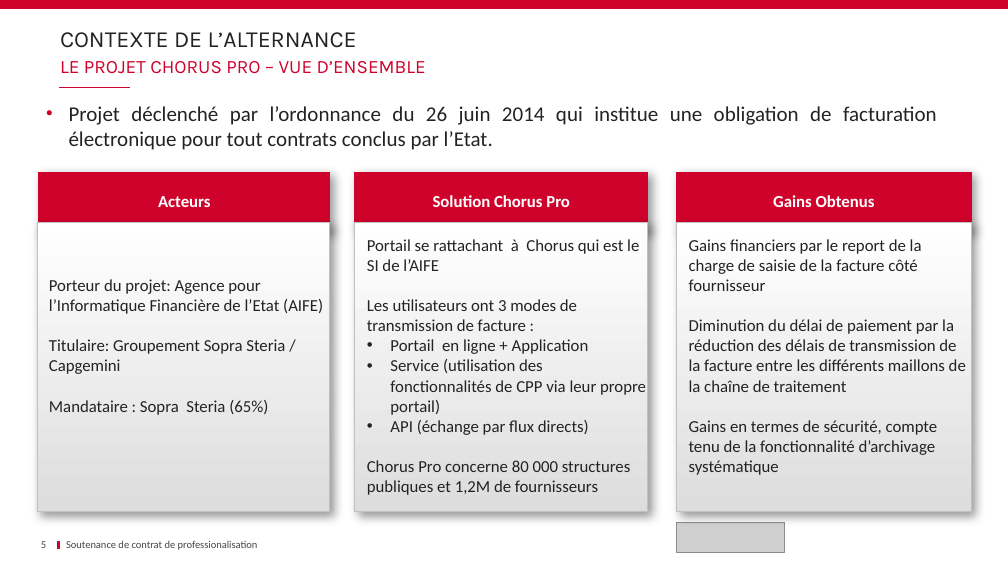
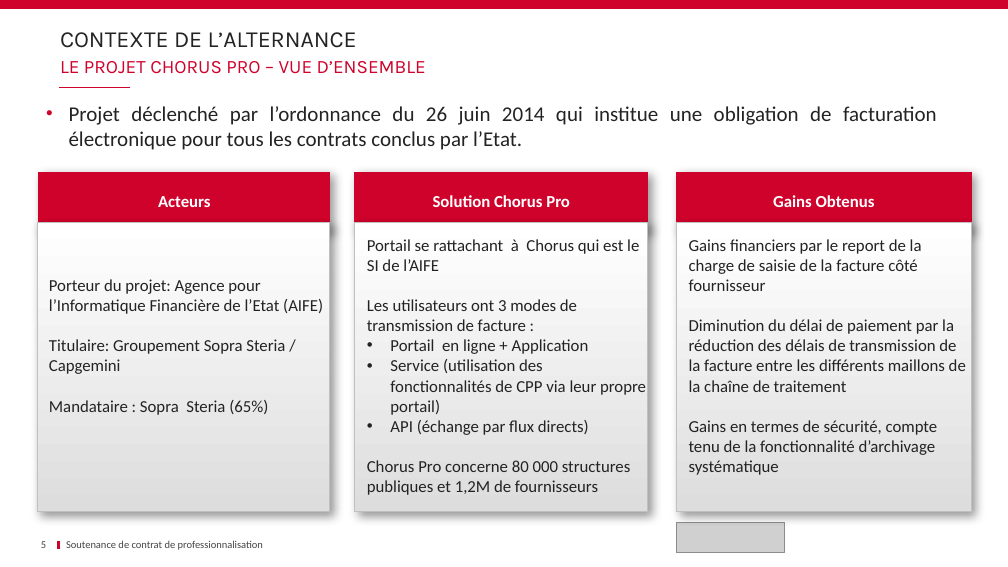
Before and after one commit to Dixit-Z/Memoire, a slide deck: slide 5 of Soutenance.pptx. Drawn at 1008x567 pixels with LibreOffice and Linux fonts; fonts in the diff are those of the drawing; grey boxes stand for pictures; background and template pictures are left out. Boxes give left, top, right and bottom in pixels: in the first picture for what was removed or moved away, otherwise in the second. Text is boxed around its words. In the diff, an @@ line names an element or a change of style, - is before the commit and + after.

```diff
--- a/Soutenance.pptx
+++ b/Soutenance.pptx
@@ text at bbox=[69, 106, 937, 150]: text changed @@
-• Projet déclenché par l’ordonnance du 26 juin 2014 qui institue une obligation de facturation électronique pour tout contrats conclus par l’Etat.
+• Projet déclenché par l’ordonnance du 26 juin 2014 qui institue une obligation de facturation électronique pour tous les contrats conclus par l’Etat.
@@ text at bbox=[66, 540, 263, 550]: text changed @@
-Soutenance de contrat de professionalisation
+Soutenance de contrat de professionnalisation
```
Also in this commit, not shown: 39 other slides changed, 1 slide added.
